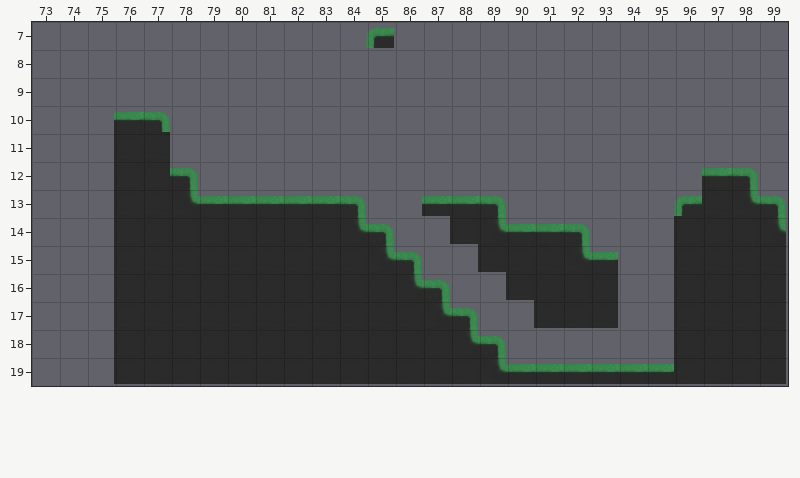
An edit to a level. Tiled map, ressources/tilemap/map_test.tmx. The picture above was drawn from the file before the commit.
Cells are 32x32 px. Shown: x 73..99, y 7..19. The old version is drawn lined up with the new one.
After the commit:
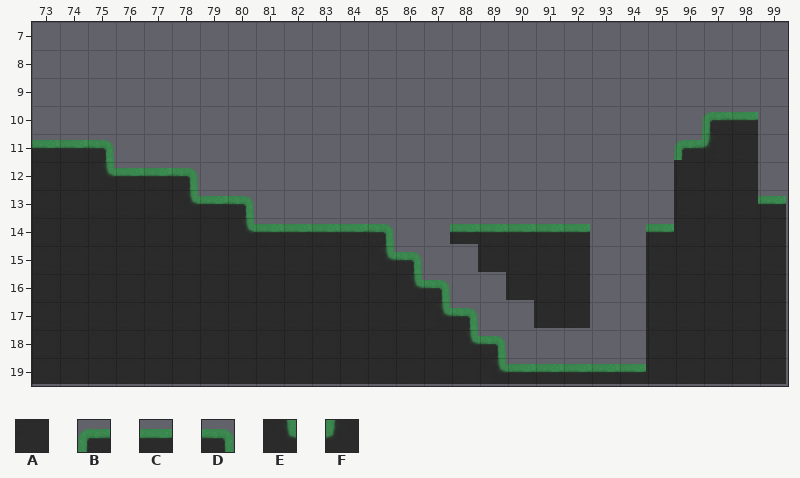
Key: from "pool_and_run_tileset": A 0, B 6, C 7, D 8, E 13; from "tileset": F 11.
_ is an empty cell.
Tiles replaced or removed in this view: A, B, C, D, E.
What changed:
Changed rows in their new state; . is an unchanged cell.
everything moved by +76,+2 cells (the old picture is shown already moved)
Layer "Calque de Tile 1":
first column x 73:
 7 ............_..............
10 ...__...................BC.
11 CCD__..................BFA.
12 AAECC..................AAA.
13 AAA....D____..___......A.AC
14 AAA....ECCCC...CC..C..C...A
15 AAA................A_.A....
16 AAA................._.A....
17 AAA................._.A....
18 AAA...................A....
19 AAA...................A....
Pixel boxes of the changes (left, top, right, bottom) in both pictures:
removed: (366, 28, 394, 48)
changed: (32, 112, 170, 384)
changed: (646, 112, 786, 373)
changed: (226, 196, 366, 233)
changed: (422, 196, 506, 233)
changed: (562, 224, 618, 328)
